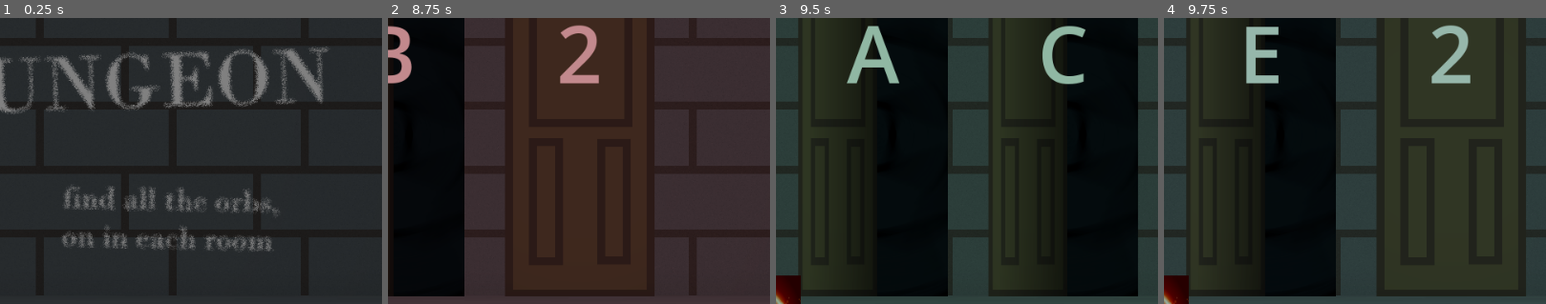
Above: before the commit, frames 1-4 (left to right).
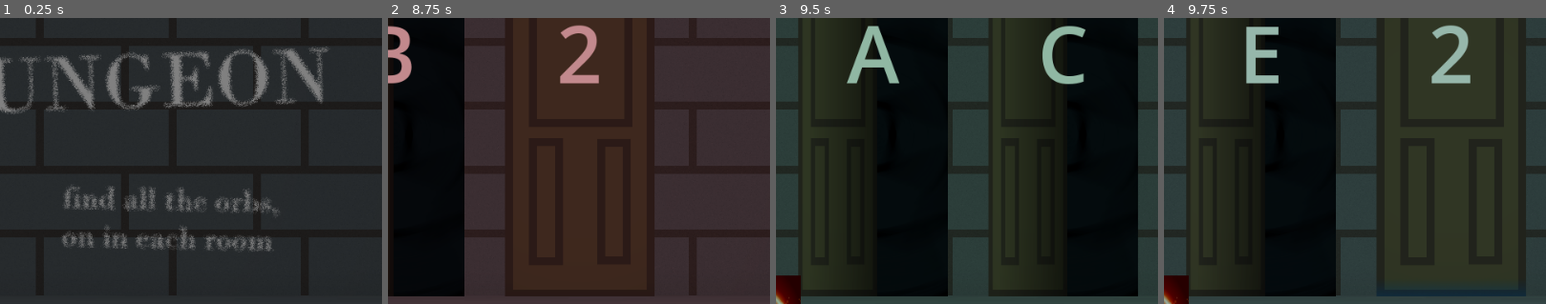
Above: after the commit, the same moments.

Repository: DasParijat/Prims-Dungeon
Game: Godot game, scene res://Game/game.tscn
Two runs of this game, one before a commit and one after it. Both use one fixed random seed, a clock stepped at 60 frames per second and the inputs below.
Inputs (mouse positions are % of the whole screen's width and height, from its top left):
- Up to frame 1 (0.25 s): no input
- Up to frame 2 (8.75 s): click "efef" at 0.5 s; click "efef" at 1.25 s; click "efef" at 2 s; click "efef" at 2.75 s; click "efef" at 3.5 s; click "efef" at 4.25 s; click "efef" at 5 s; click "efef" at 5.75 s; click (49, 78) at 6.5 s; click "efef" at 7.25 s; click "efef" at 8 s
- Up to frame 3 (9.5 s): click "efef" at 8.75 s
- Up to frame 4 (9.75 s): click "efef" at 9.5 s
The pictures show only the part of the screen within x 50-100%, y 21-71%; the shares and areas given below are measured in that part.

Frames 1-3 are identical in both runs. In frame 4, 0.6% of the frame differs, in the area x 55-95%, y 95-98%.

Commit message:
Door has different texture if it leads to already discovered room

Diff:
--- a/Door/door_object.gd
+++ b/Door/door_object.gd
@@ -10,16 +10,14 @@
 func _ready() -> void:
 	GRH.connect("door_entered", Callable(self, "_on_door_entered"))
 
+	var connected_room : Room = door.room1 if door.room2 == cur_room else door.room2
+
 	if door.is_locked:
-		texture.texture = preload("uid://c2g24fa0tauir")
+		texture.texture = preload("uid://c2g24fa0tauir") if !connected_room.orb_found else preload("uid://cd2ym241n674i")
 		cost.text = str(door.cost)
 	else:
-		if door.room2 == cur_room:
-			cost.text = door.room1.letter_id
-		else:
-			cost.text = door.room2.letter_id
-
 		texture.texture = preload("uid://7gfggwe3vnl2")
+		cost.text = connected_room.letter_id
 
 func _on_pressed() -> void:
 	if door.is_locked:
